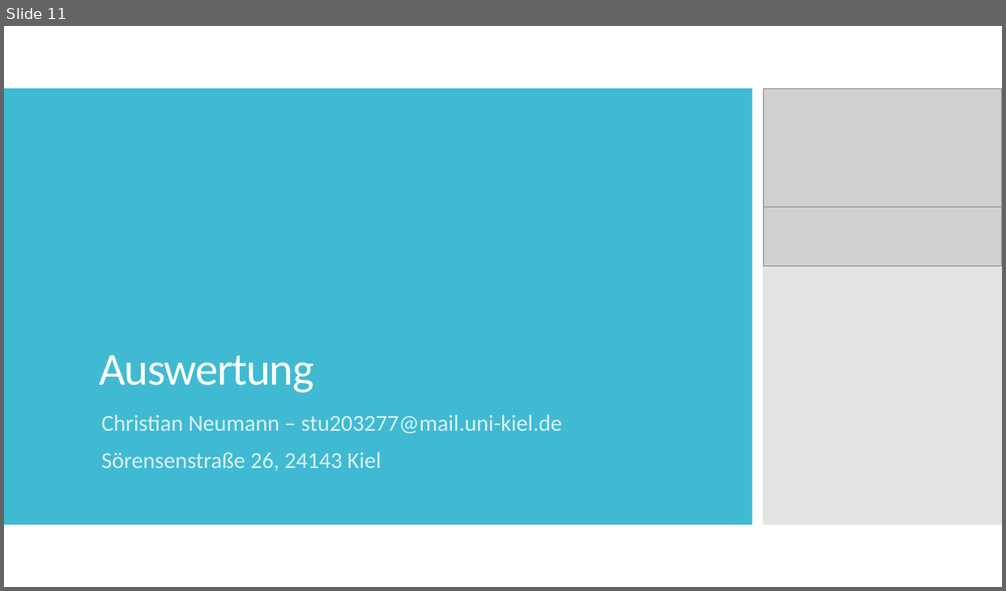
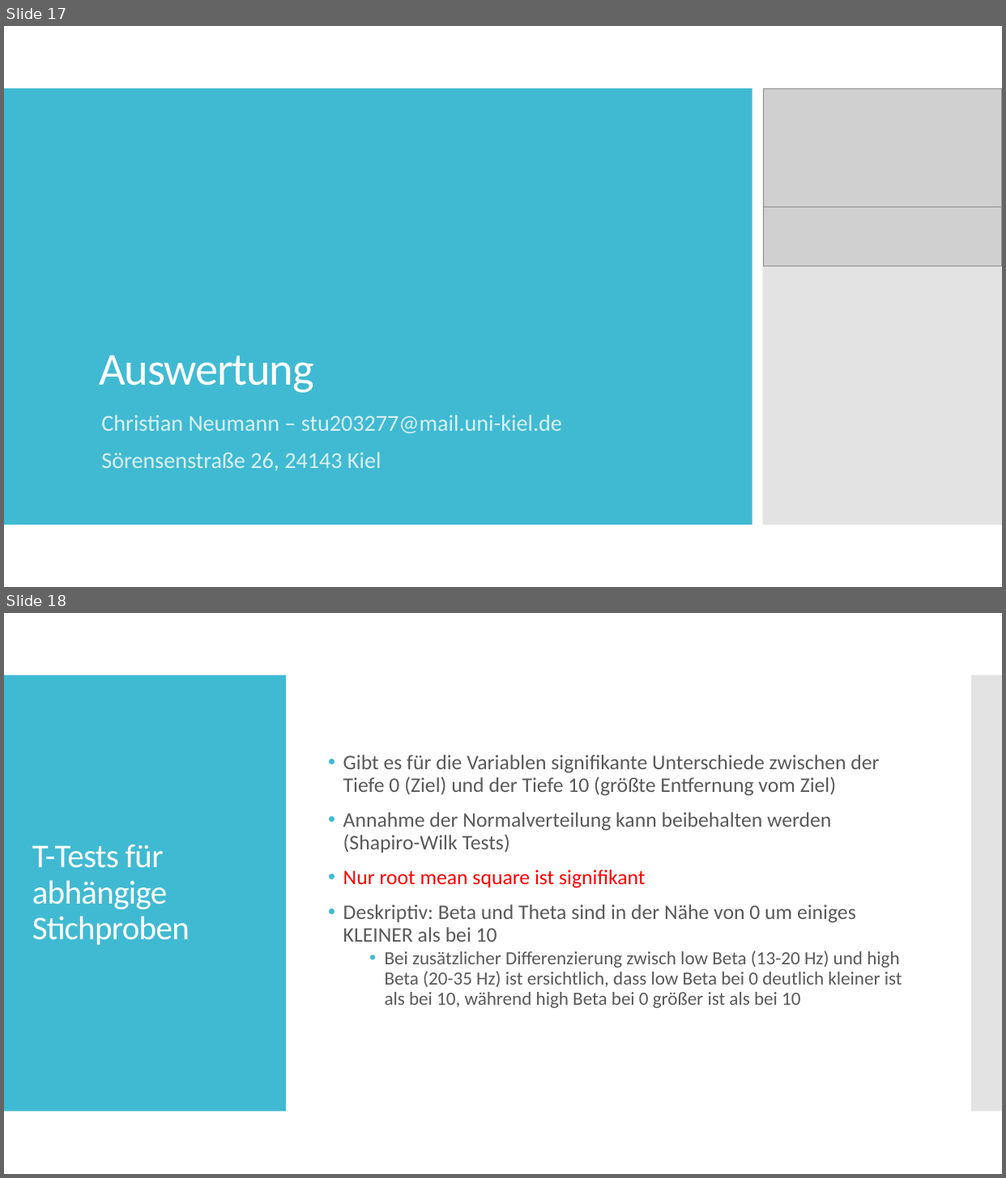
Before and after one commit to christianneumannCAU/Master-CAU, a slide deck: 03_exposé/Results.pptx. Shown one above the other, each under a label of ours: slide 11 before the commit, slides 17 and 18 after it. The pictures are 1006x591 and 1006x1178 pixels, drawn with LibreOffice and Linux fonts; fonts in the diff are those of the drawing; grey boxes stand for pictures. Boxes give left, top, right and bottom in pixels: in the first picture for what was removed or moved away, otherwise in the second. Text is boxed around its words. In the diff, an @@ line names an element or a change of style, - is before the commit and + after.

```diff
--- a/03_exposé/Results.pptx
+++ b/03_exposé/Results.pptx
@@ slide 18 added at (x1=4, y1=613, x2=1002, y2=1174), background #FFFFFF @@
@@ rectangle added at (x1=4, y1=675, x2=286, y2=1112), fill #40BAD2 @@
@@ rectangle added at (x1=971, y1=675, x2=1002, y2=1112), fill #C8C8C8 at 50% opacity @@
@@ text added at (x1=343, y1=755, x2=902, y2=1008), 20 pt, text #595959 @@
+• Gibt es für die Variablen signifikante Unterschiede zwischen der Tiefe 0 (Ziel) und der Tiefe 10 (größte Entfernung vom Ziel)
+• Annahme der Normalverteilung kann beibehalten werden (Shapiro-Wilk Tests)
+• Nur root mean square ist signifikant
+• Deskriptiv: Beta und Theta sind in der Nähe von 0 um einiges KLEINER als bei 10
+  • Bei zusätzlicher Differenzierung zwisch low Beta (13-20 Hz) und high Beta (20-35 Hz) ist ersichtlich, dass low Beta bei 0 deutlich kleiner ist als bei 10, während high Beta bei 0 größer ist als bei 10
@@ title added at (x1=32, y1=845, x2=189, y2=945), 32 pt, text #FFFFFF @@
+T-Tests für abhängige Stichproben
@@ what was slide 11 is now slide 17 @@
```
Also in this commit, not shown: 7 slides changed, 12 other slides added, 6 slides removed, 15 other files.
